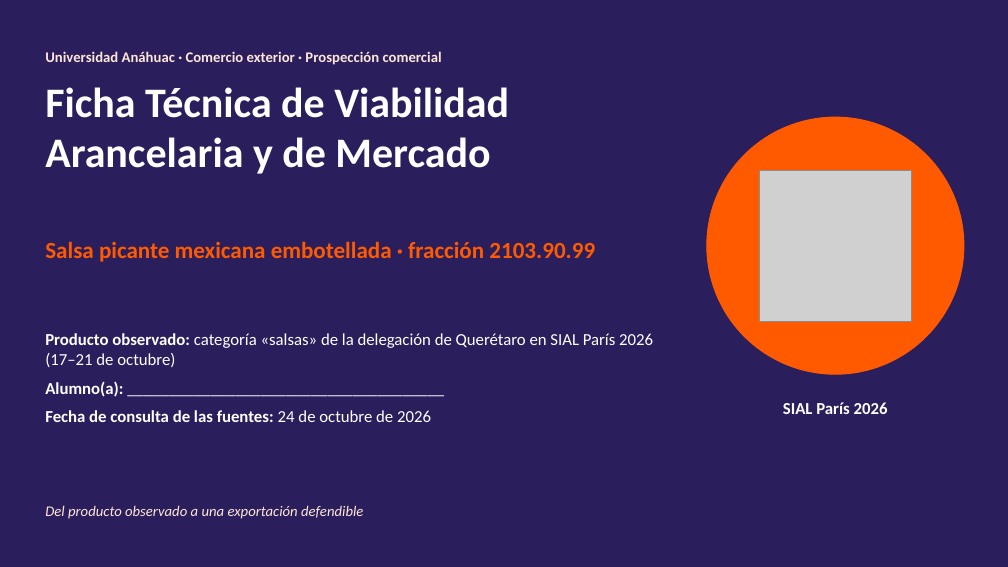
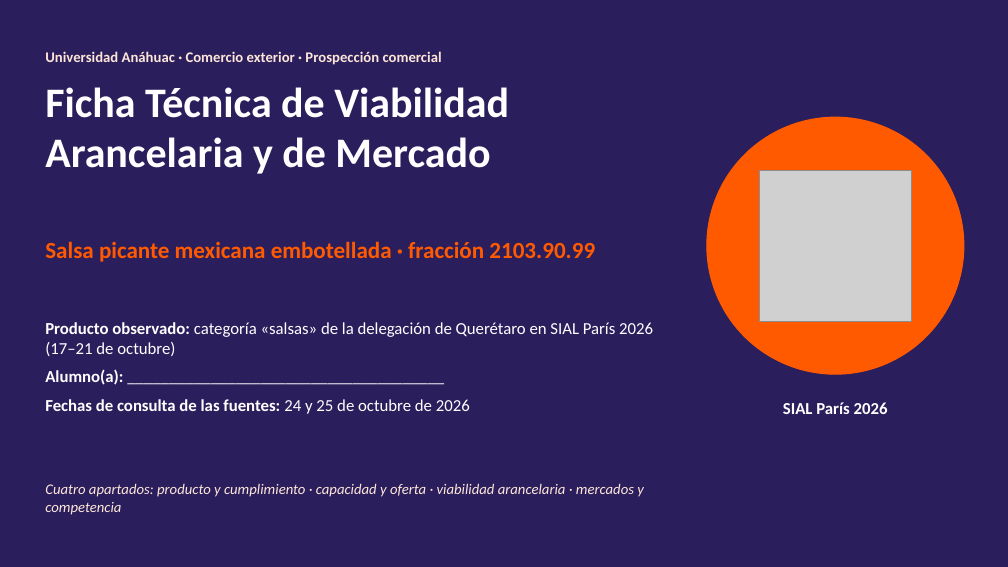
Before and after one commit to psiantonioochoa-design/Arquitectura, a slide deck: slide 1 of comercio-exterior/Ficha técnica · Salsa picante · Viabilidad arancelaria y de mercado.pptx. Drawn at 1008x567 pixels with LibreOffice and Linux fonts; fonts in the diff are those of the drawing; grey boxes stand for pictures. Boxes give left, top, right and bottom in pixels: in the first picture for what was removed or moved away, otherwise in the second. Text is boxed around its words. In the diff, an @@ line names an element or a change of style, - is before the commit and + after.

```diff
--- a/comercio-exterior/Ficha técnica · Salsa picante · Viabilidad arancelaria y de mercado.pptx
+++ b/comercio-exterior/Ficha técnica · Salsa picante · Viabilidad arancelaria y de mercado.pptx
@@ text "Producto observado: categoría «salsas» de ...": place and size @@
-text "Producto observado: categoría «salsas» de ..." at <box>45,333,653,422</box>
+text "Producto observado: categoría «salsas» de ..." at <box>45,322,653,414</box>
@@ text at <box>45,399,470,414</box>: text changed @@
-Fecha de consulta de las fuentes: 24 de octubre de 2026
+Fechas de consulta de las fuentes: 24 y 25 de octubre de 2026
@@ text at <box>45,483,644,515</box>: text changed @@
-Del producto observado a una exportación defendible
+Cuatro apartados: producto y cumplimiento · capacidad y oferta · viabilidad arancelaria · mercados y competencia
@@ text "Cuatro apartados: producto y cumplimiento ..." at <box>45,483,644,515</box>: vertical alignment middle to top @@
```
Also in this commit, not shown: 12 other slides changed, 11 slides added, 3 slides removed, 1 other file.
